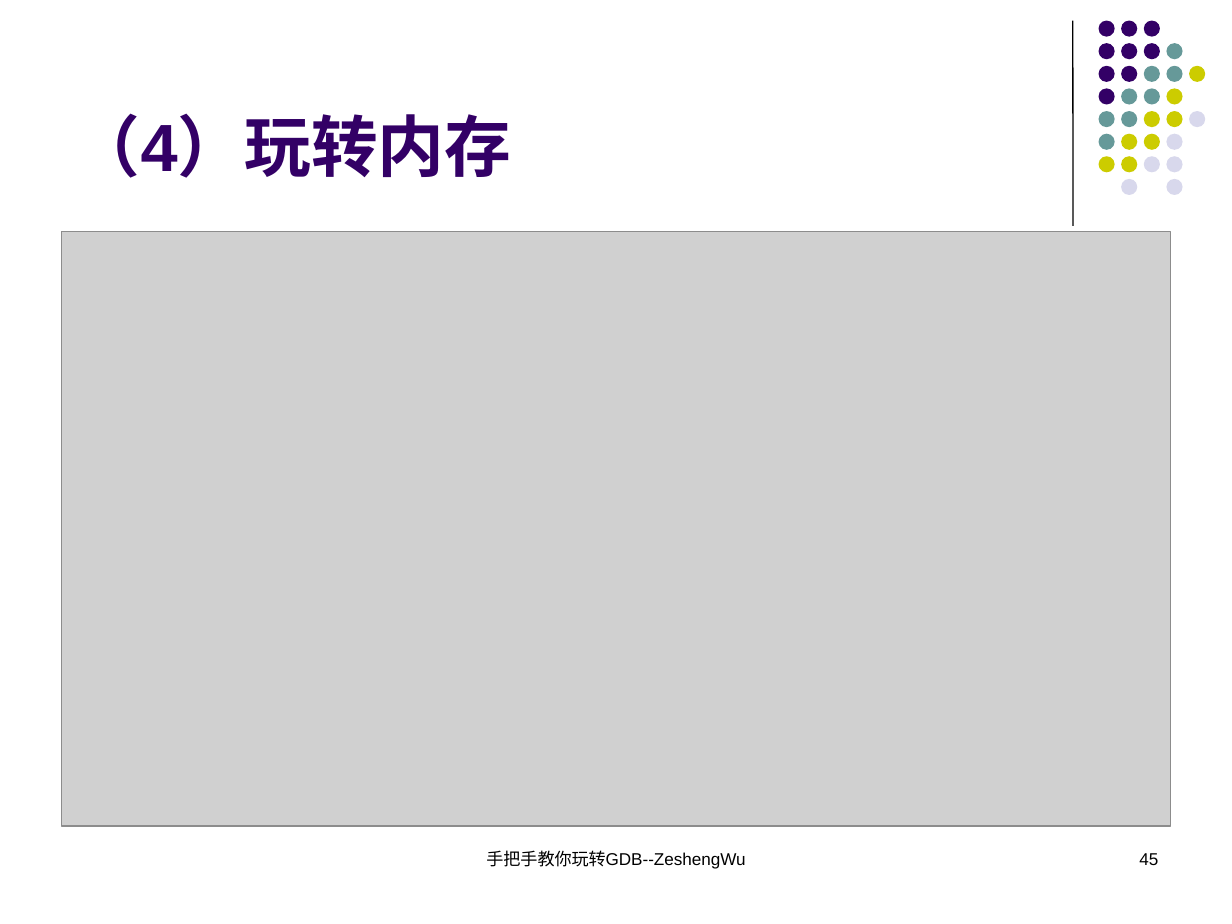
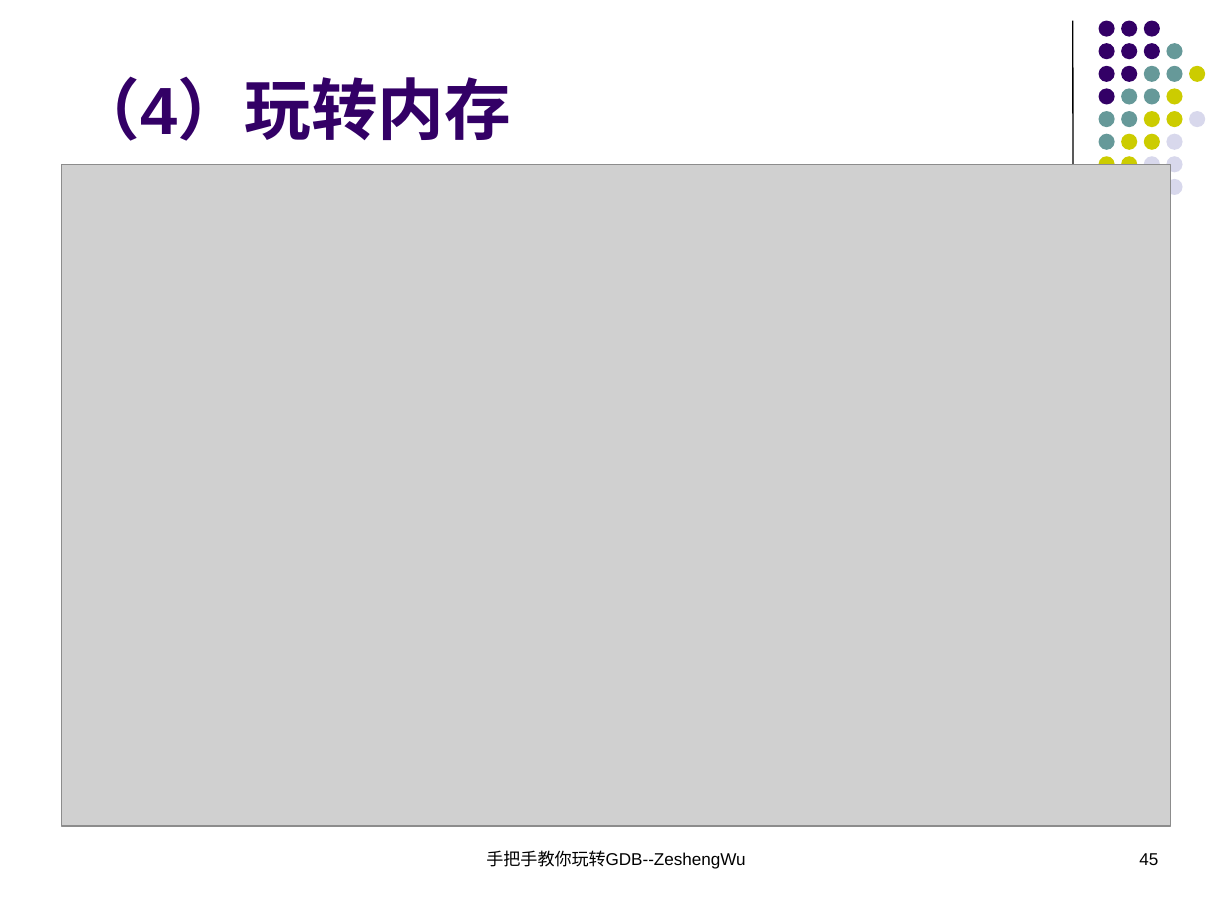
Before and after one commit to KublaikhanGeek/reactor, a slide deck: slide 45 of docs/手把手教你玩转GDB/手把手教你玩转GDB.ppt. Drawn at 1232x924 pixels with LibreOffice and Linux fonts; fonts in the diff are those of the drawing; grey boxes stand for pictures. Boxes give left, top, right and bottom in pixels: in the first picture for what was removed or moved away, otherwise in the second. Text is boxed around its words. In the diff, an @@ line names an element or a change of style, - is before the commit and + after.

```diff
--- a/docs/手把手教你玩转GDB/手把手教你玩转GDB.ppt
+++ b/docs/手把手教你玩转GDB/手把手教你玩转GDB.ppt
@@ title "（4）玩转内存": place and size @@
-title "（4）玩转内存" at <box>74,113,511,178</box>
+title "（4）玩转内存" at <box>74,76,511,141</box>
@@ picture: place and size @@
-picture at <box>62,232,1170,825</box>
+picture at <box>62,164,1170,825</box>
@@ ellipse removed at <box>1121,179,1137,195</box> @@
```
Also in this commit, not shown: 3 other slides changed.
